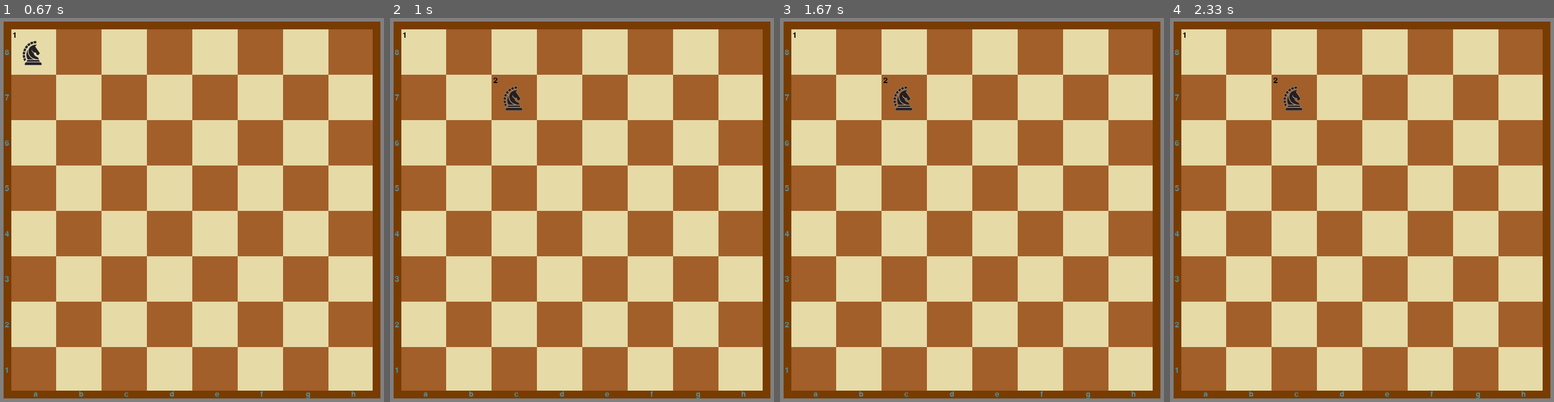
Above: before the commit, frames 1-4 (left to right).
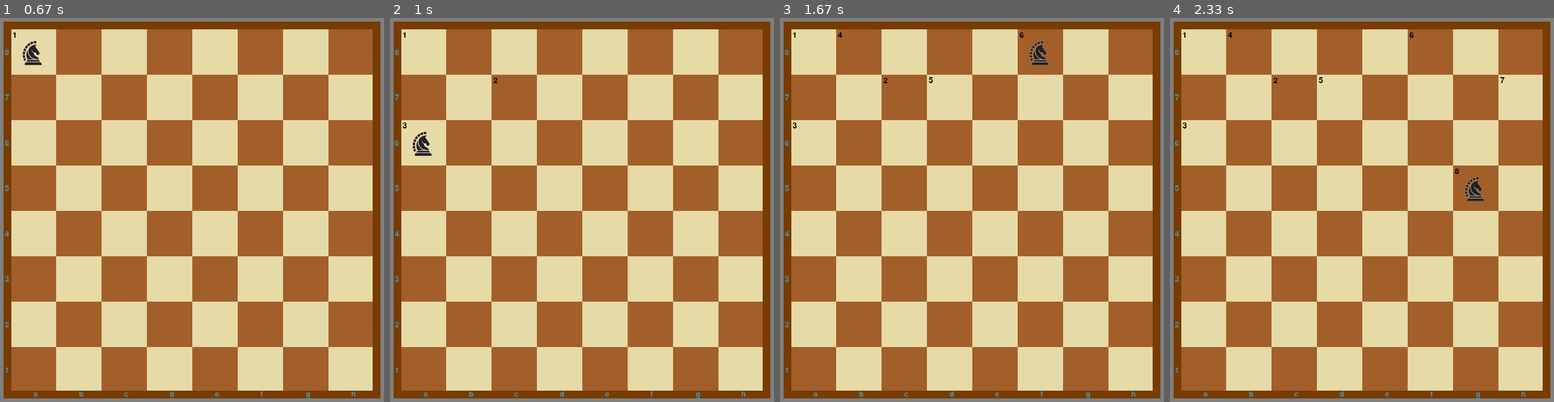
Above: after the commit, the same moments.

Repository: HAPKOLLIE4KA/HorsePyGame
Game: pygame game, started from main.py
The game is run twice, just before and just after one commit, with the same random seed, the same clock (stepped at 60 frames per second) and the same inputs.
Inputs (mouse positions are in pixels of both pictures, inside the frame that each line leads up to):
- Up to frame 1 (0.67 s): click (34, 52) at 0.38 s
- Up to frame 2 (1 s): hold Right from 0.67 s (still down)
- Up to frame 3 (1.67 s): release Right at 1.13 s; hold Right from 1.5 s (still down)
- Up to frame 4 (2.33 s): release Right at 1.97 s; hold Left from 2 s (still down)

Frame 1 is identical in both runs. In frame 2, 0.4% of the frame differs, in the area x 3-35%, y 17-36%; in frame 3, 0.5%; in frame 4, 0.5%, in the area x 3-88%, y 3-48%.

Commit message:
Update main.py

Diff:
--- a/main.py
+++ b/main.py
@@ -4,8 +4,6 @@
 
 def main():
     FPS = 30  # частота кадров в секунду
-
-    running = True
 
     pygame.init()
     screen = pygame.display.set_mode((WIDTH, HEIGHT))
@@ -14,40 +12,39 @@
     clock = pygame.time.Clock()
 
     horse_image = pygame.image.load("images/horse3.png")
-
     cells = generation_cells()
 
-    click_start_position = False
     position_x, position_y = 0, 0
 
     story_moves = []
 
-    auto_move = False
+    running = True
+    click_start_position = False # начальная позиция выбрана или нет
+    auto_move = False # автоходы
+    tapLeft = False # нажатие на стрелку влево
+    next_move = False  # следующий ход по конпке
 
     while running:
-        next_move = False
 
         for event in pygame.event.get():
 
             if event.type == pygame.QUIT:
                 running = False
 
-            elif click_start_position and event.type == pygame.KEYDOWN:  # управление клавишами
+            elif click_start_position and (event.type == pygame.KEYDOWN):  # управление клавишами
                 if event.key == pygame.K_SPACE:
                     FPS = 2
                     auto_move = not auto_move
 
                 if event.key == pygame.K_RIGHT:
-                    FPS = 15
+                    FPS = 10
                     auto_move = False
                     next_move = True
 
-                if event.key == pygame.K_LEFT and len(story_moves) > 1:
-                    FPS = 15
+                if event.key == pygame.K_LEFT:
+                    FPS = 10
                     auto_move = False
-                    moves[position_y][position_x] = 0
-                    position_x, position_y = story_moves[-2].get_coords_matrix
-                    story_moves.pop()
+                    tapLeft = True
 
                 if event.key == pygame.K_UP:
                     FPS += 1
@@ -61,12 +58,18 @@
                 if event.key == pygame.K_RETURN:
                     FPS = 150
 
+            elif click_start_position and event.type == pygame.KEYUP:
+                if event.key == pygame.K_RIGHT or event.key == pygame.K_LEFT:
+                    tapLeft = False
+                    next_move = False
+
 
             elif not click_start_position and event.type == pygame.MOUSEBUTTONDOWN:  # установка изначальной позиции
+
                 cursor_position = event.pos
 
-                for row in range(8):
-                    for column in range(8):
+                for row in range(COUNT_CELL_IN_RAW):
+                    for column in range(COUNT_CELL_IN_RAW):
                         cell_position = cells[row][column].get_coords
                         if cell_position[0] <= cursor_position[0] <= cell_position[0] + WIDTH_CELL and \
                                 cell_position[1] <= cursor_position[1] <= cell_position[1] + HEIGHT_CELL:
@@ -74,6 +77,12 @@
                             moves[row][column] = 1
                             position_x, position_y = column, row
                             click_start_position = True
+
+
+        if click_start_position and tapLeft and len(story_moves) > 1:
+            moves[position_y][position_x] = 0
+            position_x, position_y = story_moves[-2].get_coords_matrix
+            story_moves.pop()
 
         screen.fill(GRAY)
 
